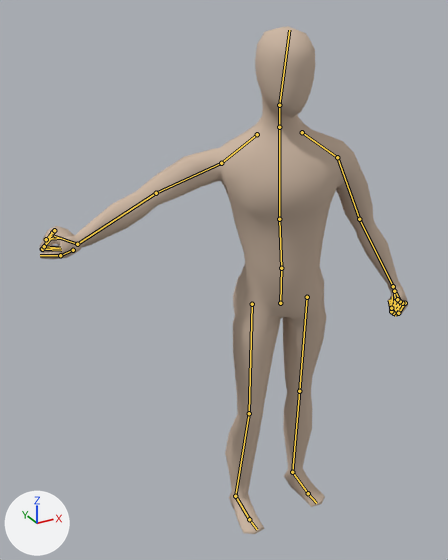
One commit to the Blender file Finished Project/Assets/GFX/Models/Characters/Player.blend: the scene before it, then after it.
One viewpoint serves both versions: a 50 mm lens placed at (-1.186, -1.724, 1.949), pointed at (-0.22, 0.033, 1.071). The lights are fixed; the arrows at lower left show +X, +Y and +Z. Both versions are drawn at frame 25 of the action 'Attack_Sword_02'; the numbers are the values there. The bones that bend it are drawn over the model as lines.
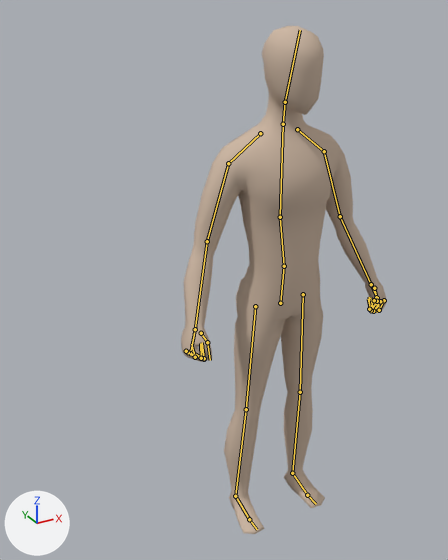
What differs and where, as boxes [x1, y1, x2, y2] in the pictures (448 x 560 px):
'Cylinder', posed (44% narrower)
    before: [40, 26, 408, 534]
    after: [181, 26, 387, 534]
bone 'Hips', root to tip
    before: (280, 303) to (281, 268)
    after: (280, 303) to (284, 266)
bone 'Spine', root to tip
    before: (281, 268) to (279, 219)
    after: (284, 266) to (280, 217)
bone 'Chest', root to tip
    before: (279, 219) to (279, 127)
    after: (280, 217) to (283, 124)
bone 'Head', root to tip
    before: (279, 105) to (289, 30)
    after: (285, 102) to (300, 30)
bone 'Arm upper.L', root to tip
    before: (337, 157) to (359, 219)
    after: (324, 151) to (340, 216)
bone 'Shoulder.R', root to tip
    before: (257, 134) to (221, 163)
    after: (260, 133) to (228, 163)
bone 'Arm upper.R', root to tip
    before: (221, 163) to (156, 193)
    after: (228, 163) to (207, 241)
bone 'Arm lower.R', root to tip
    before: (156, 193) to (77, 244)
    after: (207, 241) to (195, 329)
bone 'Hand.R', root to tip
    before: (77, 244) to (54, 236)
    after: (195, 329) to (191, 350)

What changed in the scene script:
```text
Change bone_hips:
    where bone_hips = bpy.data.objects['Armature'].pose.bones['Hips']
    bone_hips.rotation_quaternion: (0.987, 0.033, -0.15, 0.047) -> (1.0, 0.0, 0.0, 0.0)  # degrees (3, -17, 5) -> degrees (0, 0, 0)
Change bone_spine:
    where bone_spine = bpy.data.objects['Armature'].pose.bones['Spine']  # child of 'Hips'
    bone_spine.rotation_quaternion: (0.998, -0.009, -0.064, -0.007) -> (1.0, 0.0, 0.0, 0.0)  # degrees (-1, -7, -1) -> degrees (0, 0, 0)
Change bone_chest:
    where bone_chest = bpy.data.objects['Armature'].pose.bones['Chest']  # child of 'Spine'
    bone_chest.rotation_quaternion: (0.999, 0.002, -0.05, 0.001) -> (1.0, 0.0, 0.0, 0.0)  # degrees (0, -6, 0) -> degrees (0, 0, 0)
Change bone_head:
    where bone_head = bpy.data.objects['Armature'].pose.bones['Head']  # child of 'Neck'
    bone_head.rotation_quaternion: (0.985, -0.059, 0.145, -0.072) -> (1.0, 0.0, 0.0, 0.0)  # degrees (-8, 16, -10) -> degrees (0, 0, 0)
Change bone_arm_upper_l:
    where bone_arm_upper_l = bpy.data.objects['Armature'].pose.bones['Arm upper.L']  # child of 'Shoulder.L'
    bone_arm_upper_l.rotation_quaternion: (0.986, -0.11, -0.125, 0.031) -> (1.0, 0.0, 0.0, 0.0)  # degrees (-13, -14, 5) -> degrees (0, 0, 0)
Change bone_shoulder_r:
    where bone_shoulder_r = bpy.data.objects['Armature'].pose.bones['Shoulder.R']  # child of 'Chest'
    bone_shoulder_r.rotation_quaternion: (0.993, 0.102, -0.062, -0.017) -> (1.0, 0.0, 0.0, 0.0)  # degrees (12, -7, -3) -> degrees (0, 0, 0)
Change bone_arm_upper_r:
    where bone_arm_upper_r = bpy.data.objects['Armature'].pose.bones['Arm upper.R']  # child of 'Shoulder.R'
    bone_arm_upper_r.rotation_quaternion: (0.742, 0.442, 0.427, -0.268) -> (1.0, 0.0, 0.0, 0.0)  # degrees (60, 61, -2) -> degrees (0, 0, 0)
Change bone_arm_lower_r:
    where bone_arm_lower_r = bpy.data.objects['Armature'].pose.bones['Arm lower.R']  # child of 'Arm upper.R'
    bone_arm_lower_r.rotation_quaternion: (0.957, -0.204, -0.19, 0.079) -> (1.0, 0.0, 0.0, 0.0)  # degrees (-26, -19, 14) -> degrees (0, 0, 0)
Change bone_hand_r:
    where bone_hand_r = bpy.data.objects['Armature'].pose.bones['Hand.R']  # child of 'Arm lower.R'
    bone_hand_r.rotation_quaternion: (0.756, -0.141, -0.466, -0.438) -> (1.0, 0.0, 0.0, 0.0)  # degrees (20, -56, -71) -> degrees (0, 0, 0)
```
